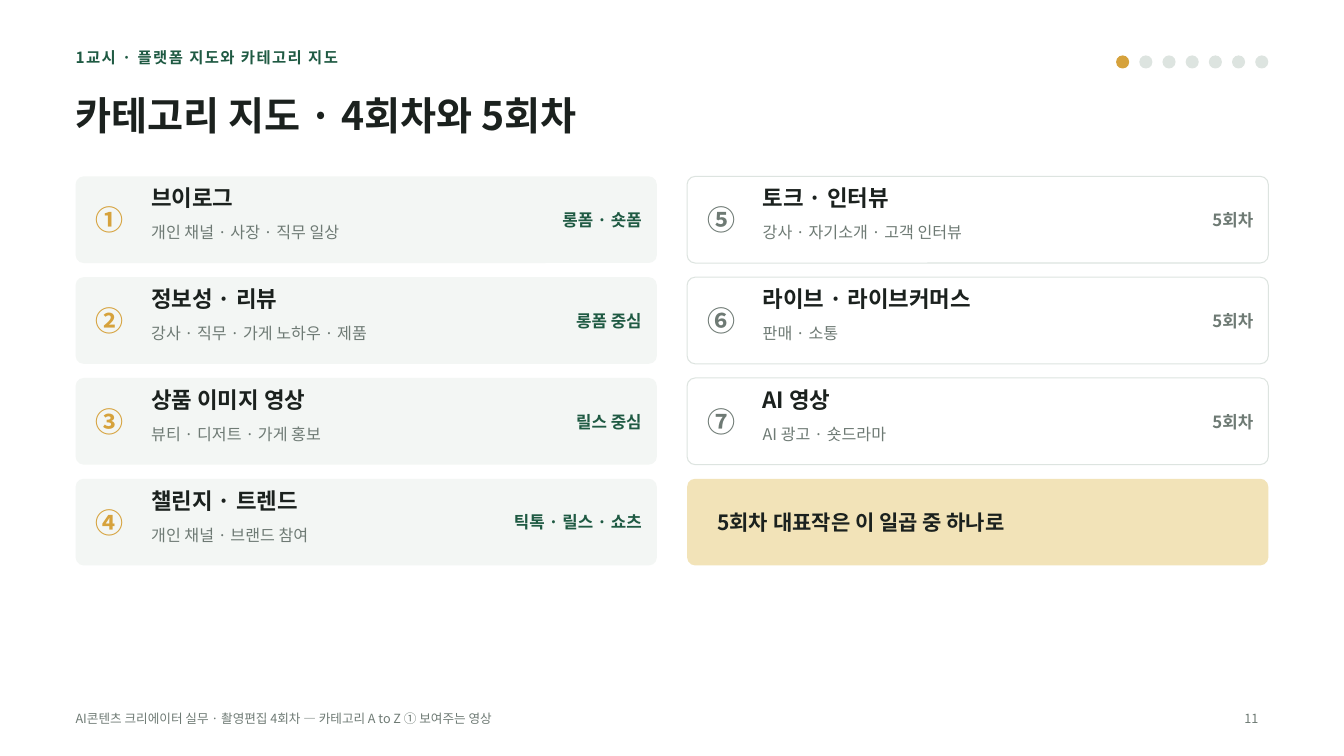
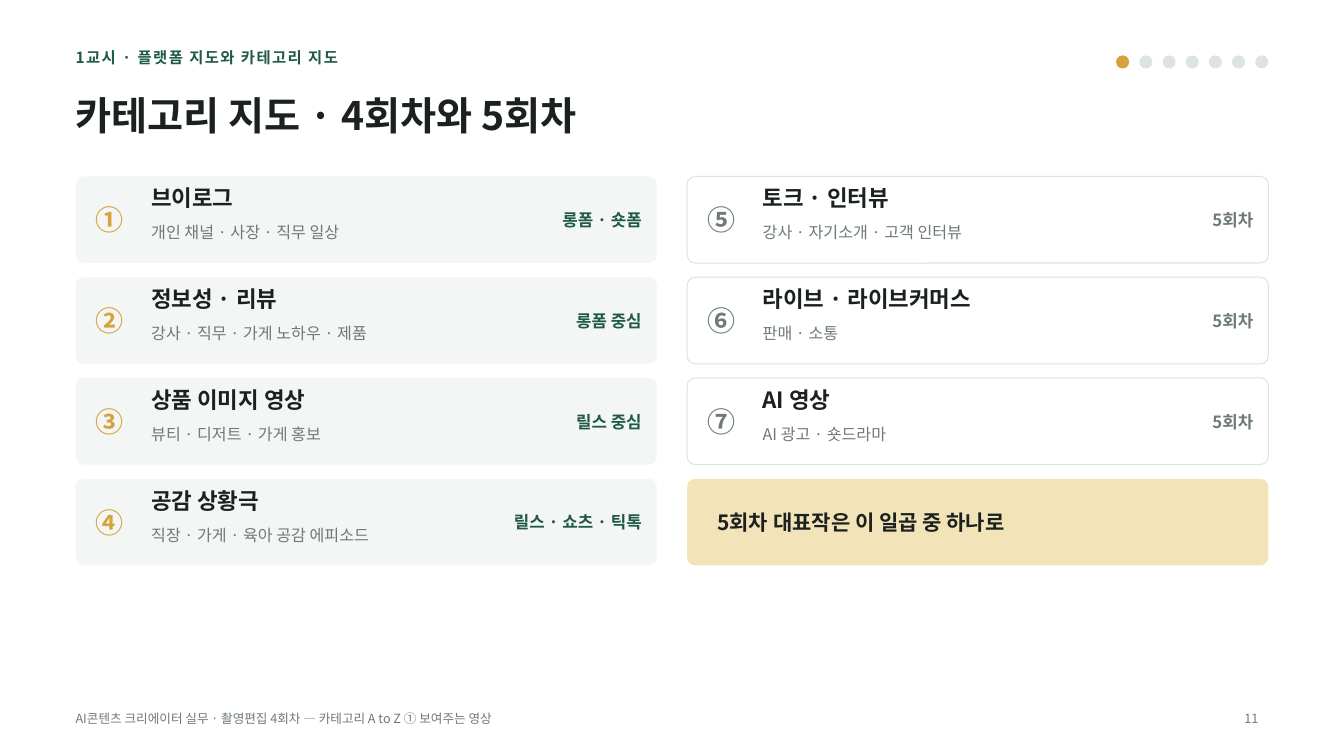
Before and after one commit to yujida/MARUBIT, a slide deck: slide 11 of lectures/04/4회차_카테고리AtoZ_보여주는영상_슬라이드.pptx. Drawn at 1344x756 pixels with LibreOffice and Linux fonts; fonts in the diff are those of the drawing. Boxes give left, top, right and bottom in pixels: in the first picture for what was removed or moved away, otherwise in the second. Text is boxed around its words. In the diff, an @@ line names an element or a change of style, - is before the commit and + after.

```diff
--- a/lectures/04/4회차_카테고리AtoZ_보여주는영상_슬라이드.pptx
+++ b/lectures/04/4회차_카테고리AtoZ_보여주는영상_슬라이드.pptx
@@ text at [151, 490, 259, 511]: text changed @@
-챌린지 · 트렌드
+공감 상황극
@@ text at [151, 527, 369, 542]: text changed @@
-개인 채널 · 브랜드 참여
+직장 · 가게 · 육아 공감 에피소드
@@ text at [514, 514, 642, 530]: text changed @@
-틱톡 · 릴스 · 쇼츠
+릴스 · 쇼츠 · 틱톡
```
Also in this commit, not shown: 23 other slides changed, 4 other files.
